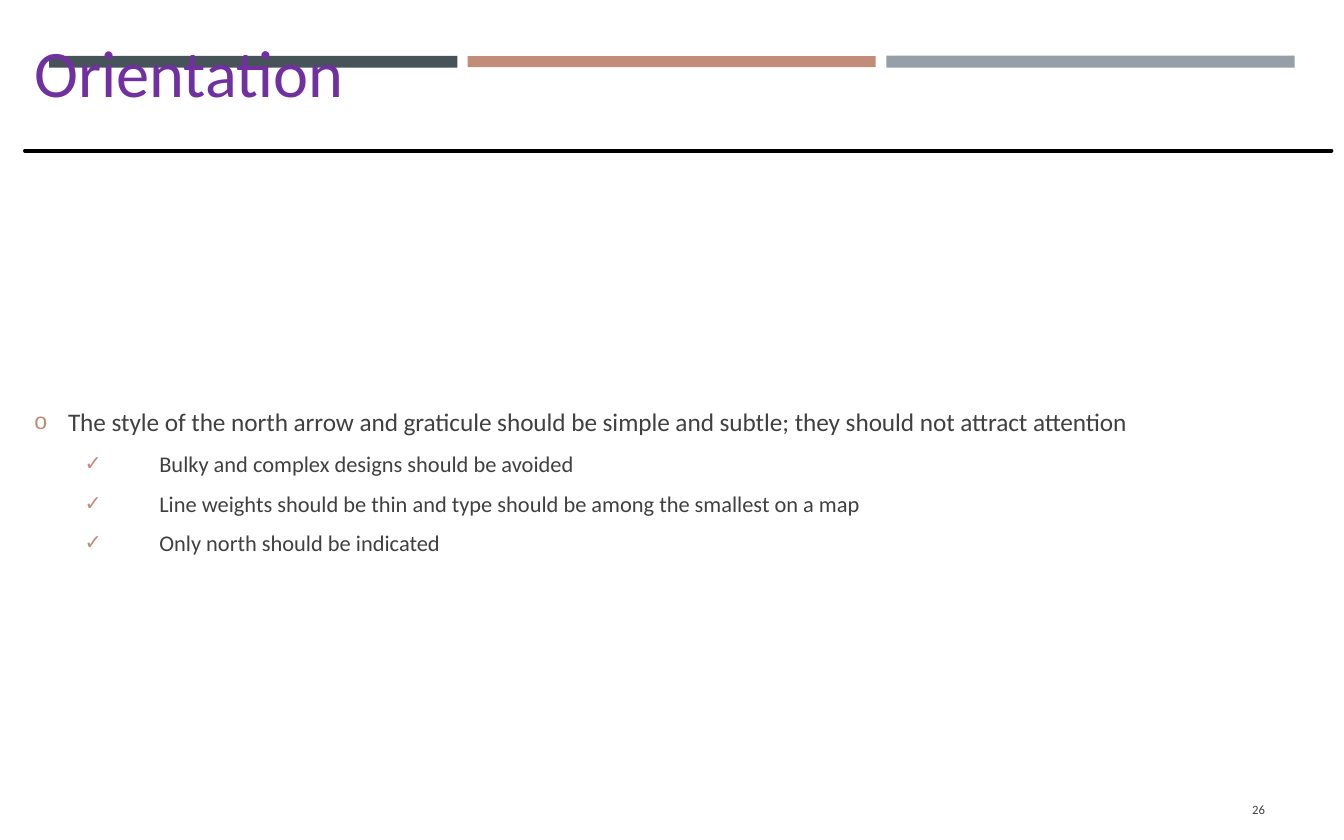
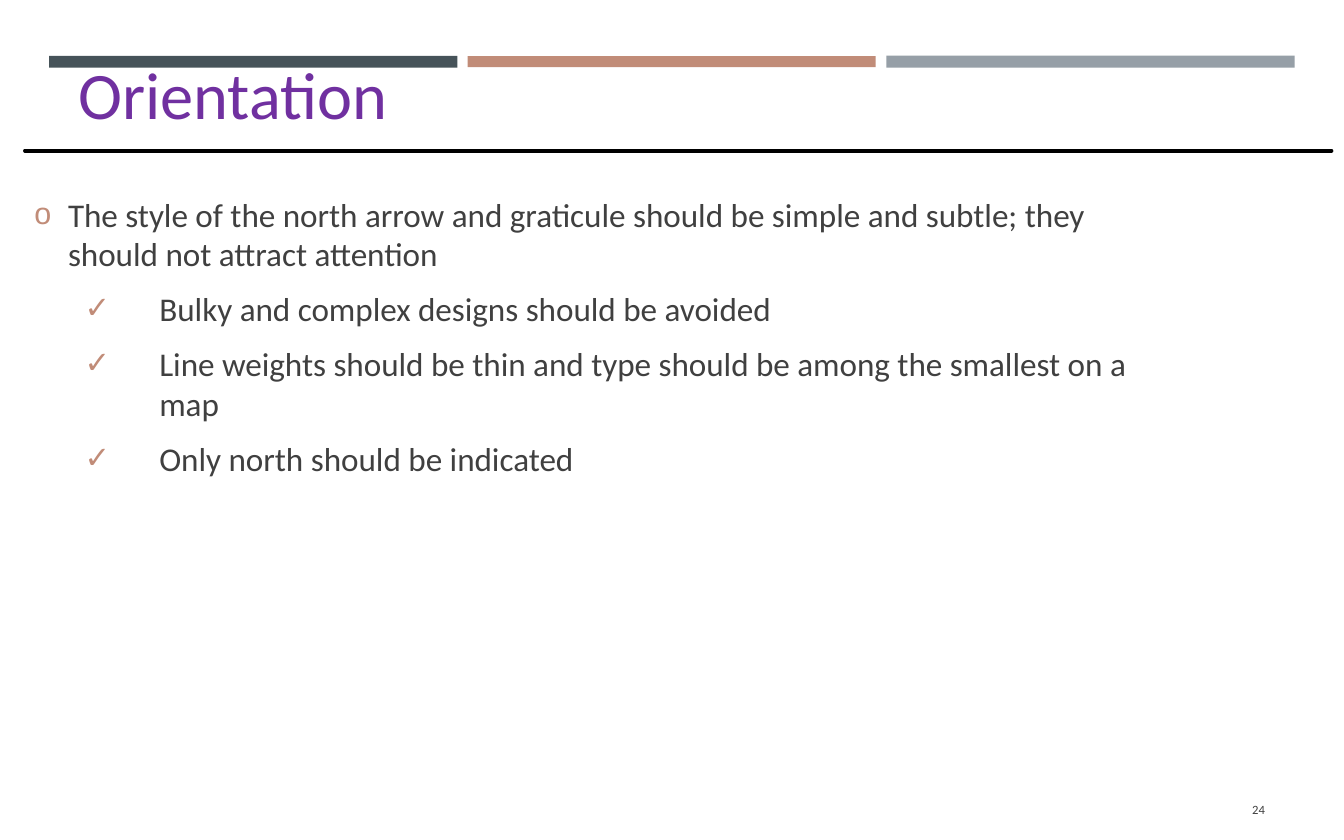
Before and after one commit to gisynw/GIS_I, a slide deck: slide 24 of docs/Lectures/Week07/Lecture07_GEOG2475_Thursday.pptx (slide 26 before the commit). Drawn at 1344x840 pixels with LibreOffice and Linux fonts; fonts in the diff are those of the drawing. Boxes give left, top, right and bottom in pixels: in the first picture for what was removed or moved away, otherwise in the second. Text is boxed around its words. In the diff, an @@ line names an element or a change of style, - is before the commit and + after.

```diff
--- a/docs/Lectures/Week07/Lecture07_GEOG2475_Thursday.pptx
+++ b/docs/Lectures/Week07/Lecture07_GEOG2475_Thursday.pptx
@@ text "Orientation" rewrapped from box(34, 51, 343, 98) to box(78, 65, 387, 120) @@
@@ text "The style of the north ..." at box(68, 204, 1126, 477): size 12.2 to 16 pt in "The style of the north arrow and ..."; size 10.8 to 16 pt in "Bulky and complex designs should be avoided", "Line weights should be thin and type ...", "Only north should be indicated"; more space between paragraphs @@
@@ page number at box(1252, 806, 1265, 814): text changed @@
-26
+24
```
Also in this commit, not shown: 11 other slides changed, 3 slides removed.
